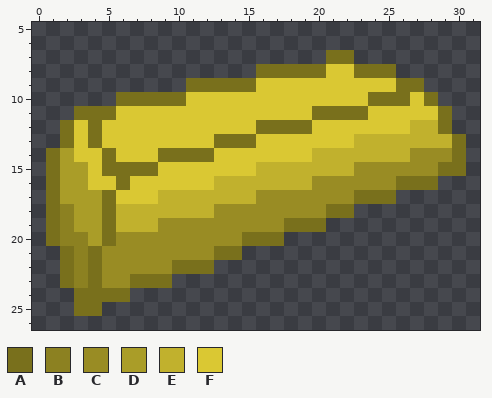
Edited in one commit: pixel-art sprite (default_gold_ingot.png). Above is the file before it was changed.
The file is 32x32 pixels. Shown: x 0..31, y 5..26.
Palette (. is transparent): A #79701c  B #8c8121  C #998c24  D #aa9d28  E #c1b12d  F #dac833
Pixels before, first column x 1:
 7 ....................AA........
 8 ...............AAAAAFFAAA.....
 9 ..........AAAAAFFFFFFFFFFAA...
10 .....AAAAAFFFFFFFFFFFFFAAAFA..
11 ..AAAFFFFFFFFFFFFFFAAAAFFFFFA.
12 .AFAFFFFFFFFFFFAAAAFFFFFFFEEA.
13 .AFAFFFFFFFFAAAFFFFFFFEEEEEEEA
14 ADFFAFFFAAAAFFFFFFFEEEEEEECCCA
15 ADDFAAAAFFFFFFFEEEEEEECCCCCCAA
16 ADDFFAFFFFFFEEEEEEECCCCCCAAA..
17 ADDDAFFFEEEEEEECCCCCCCAAA.....
18 ABDDAEEEEEEECCCCCCCCAA........
19 ABDDAEEECCCCCCCCCAAA..........
20 ABBDACCCCCCCCCAAA.............
21 .ABACCCCCCCCAA................
22 .ABACCCCCAAA..................
23 .ABACCAAA.....................
24 ..AAAA........................
25 ..AA..........................
After:
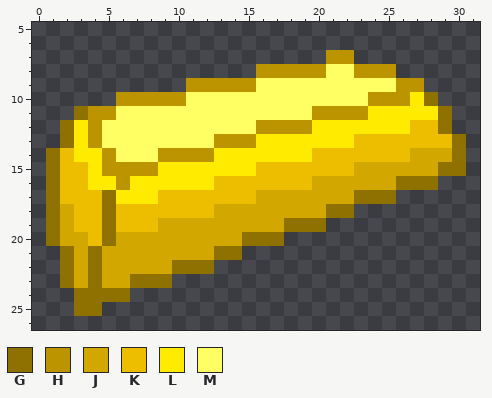
Colours new in this view: G #8e7100  H #bb9400  J #d2a700  K #edbe00  L #ffeb00  M #ffff63
Changes in this commit:
Changed rows in their new state; - is an unchanged pixel.
first column x 1:
 7 --------------------HH--------
 8 ---------------HHHHHMMHHH-----
 9 ----------HHHHHMMMMMMMMMMHH---
10 -----HHHHHMMMMMMMMMMMMMHHHLG--
11 --GHHMMMMMMMMMMMMMMHHHHLLLLLG-
12 -GLHMMMMMMMMMMMHHHHLLLLLLLKKG-
13 -GLHMMMMMMMMHHHLLLLLLLKKKKKKKG
14 GKLLHMMMHHHHLLLLLLLKKKKKKKJJJG
15 GKKLHHHHLLLLLLLKKKKKKKJJJJJJGG
16 GKKLLHLLLLLLKKKKKKKJJJJJJGGG--
17 GKKKGLLLKKKKKKKJJJJJJJGGG-----
18 GJKKGKKKKKKKJJJJJJJJGG--------
19 GJKKGKKKJJJJJJJJJGGG----------
20 GJJKGJJJJJJJJJGGG-------------
21 -GJGJJJJJJJJGG----------------
22 -GJGJJJJJGGG------------------
23 -GJGJJGGG---------------------
24 --GGGG------------------------
25 --GG--------------------------
Changed places in both pictures, as pixel boxes (x1, y1, x2, y2):
changed: (46, 50, 466, 316)
